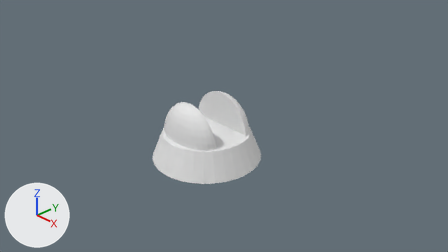
The Blender file Assets/Prefabs/SixAxisRobot/Models/BaseJoint.blend, before and after one commit.
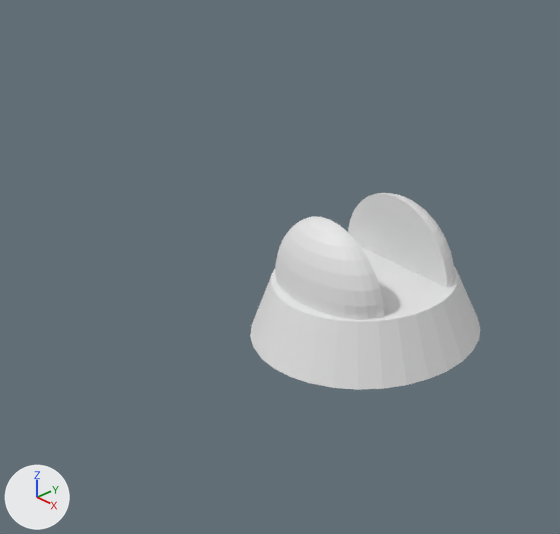
There are two pictures of each version: one from the file's camera 'Camera', one close up on the part from 8% to 67% of the width and 0% to 100% of the height. Arrows for +X, +Y and +Z are at lower left; the lights stay in place.
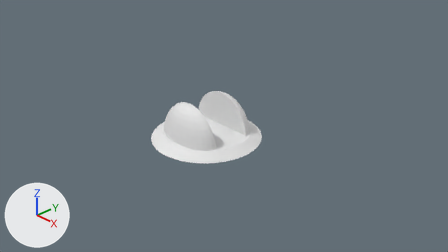
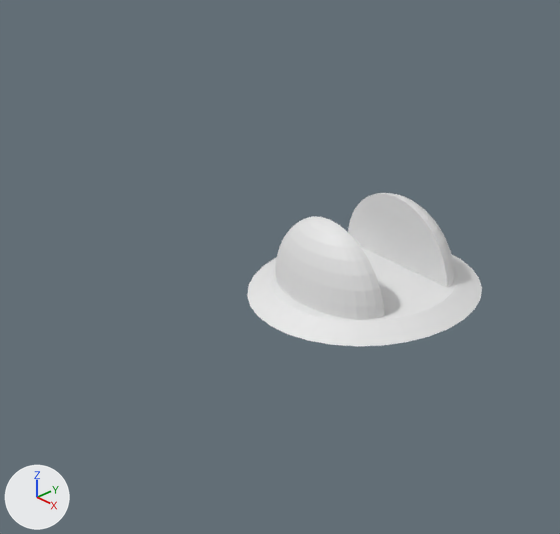
Location of each change, (x1, y1, x2, y2) in pixels of the close-ups (560 x 534 px; the box of a moved part takes in the faces that stretch with it):
```json
{"object": "Cylinder", "change": "reshaped", "before": [250, 193, 480, 390], "after": [247, 193, 482, 346], "on screen": "22% shorter"}
{"part": 1, "of": "me_cylinder", "change": "moved or reshaped", "before": [250, 272, 480, 390], "after": [247, 254, 482, 346]}
```

Scene script edits in JSON lines:
```json
{"block": "me_cylinder", "where": "me_cylinder.from_pydata(...)  # 338 vertices, 293 faces; spans x -1.26..1.26, y -1.26..1.26, z -1.0..3.53"}
{"block": "me_cylinder", "where": "# used by ob_cylinder; location = (0.0, 0.0, 0.0); scale = (1.0, 1.0, 0.313)"}
{"block": "me_cylinder", "change": "me_cylinder part 1: all 32 vertices in x -1.26..1.26, y -1.26..1.26, z -1.0 are moved by (0.0, 0.0, 1.59)"}
```
